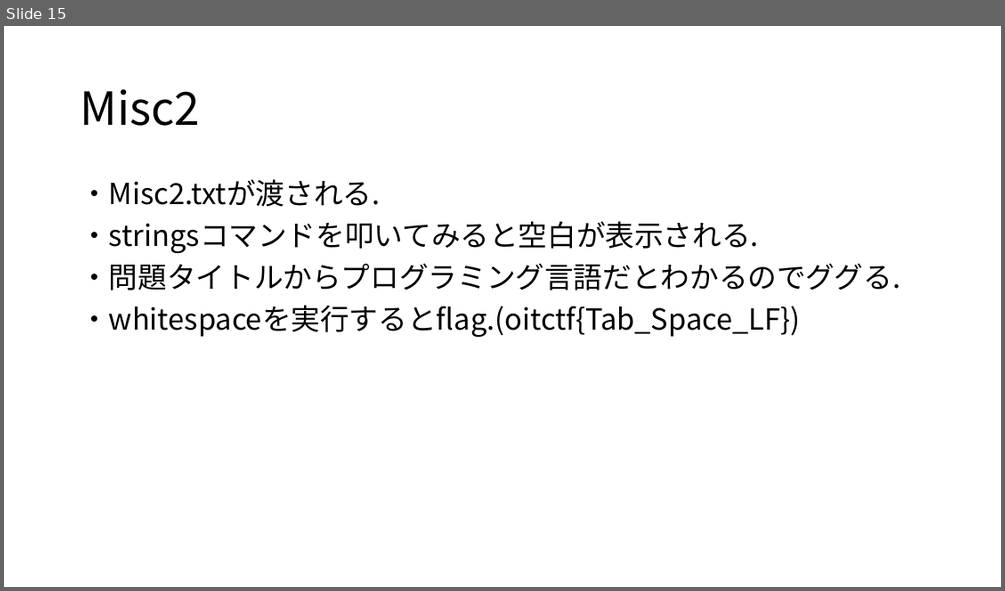
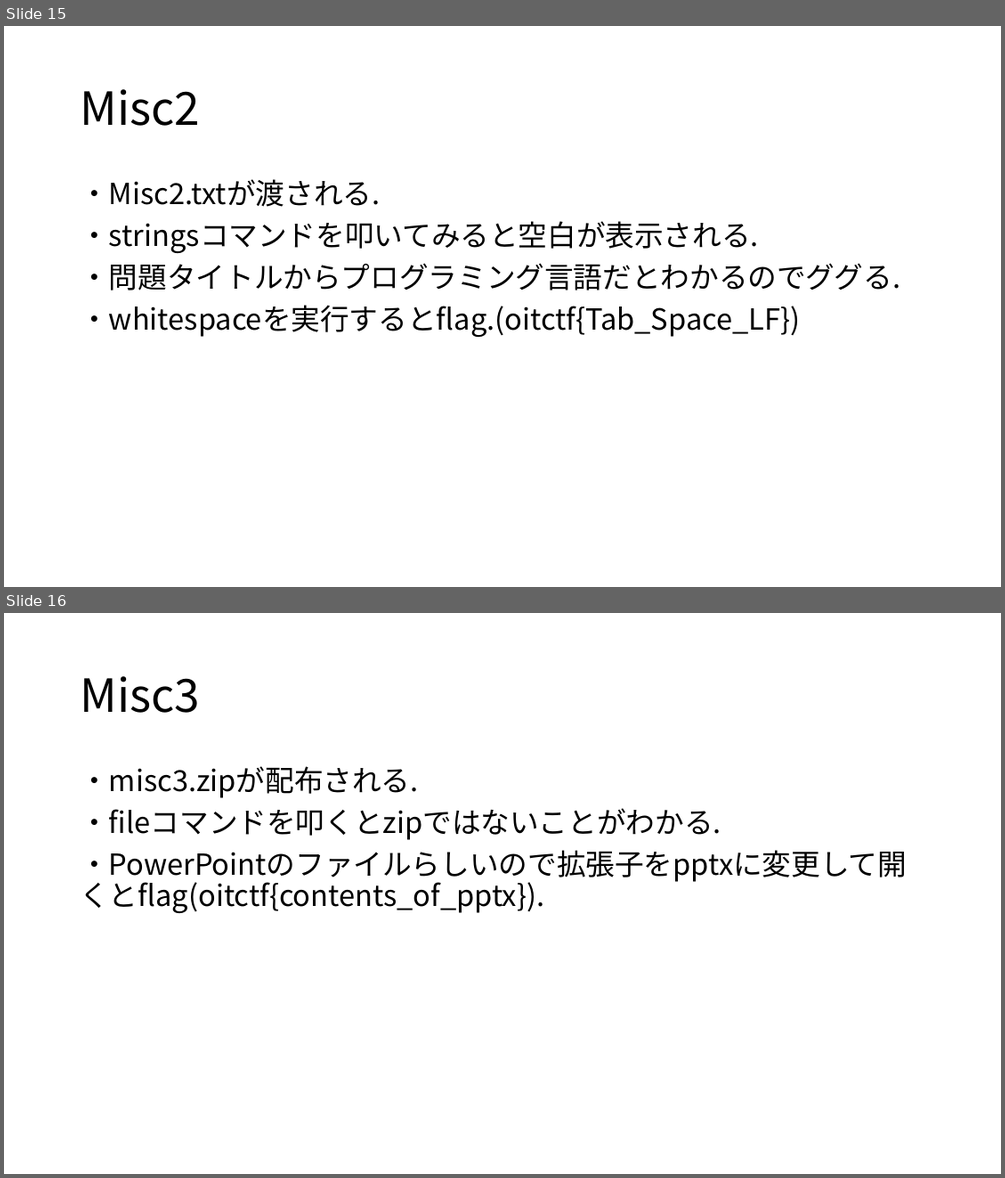
Before and after one commit to narupi/OITBeginnersCTF, a slide deck: Writeup.pptx. Shown one above the other, each under a label of ours: slide 15 before the commit, slides 15 and 16 after it. The pictures are 1005x591 and 1005x1178 pixels, drawn with LibreOffice and Linux fonts; fonts in the diff are those of the drawing. Boxes give left, top, right and bottom in pixels: in the first picture for what was removed or moved away, otherwise in the second. Text is boxed around its words. In the diff, an @@ line names an element or a change of style, - is before the commit and + after.

```diff
--- a/Writeup.pptx
+++ b/Writeup.pptx
@@ slide 16 added at box(4, 613, 1001, 1174), background #FFFFFF @@
@@ title added at box(80, 676, 199, 713), 44 pt, text #000000 @@
+Misc3
@@ text added at box(80, 766, 906, 913), 28 pt, text #000000 @@
+・misc3.zipが配布される.
+・fileコマンドを叩くとzipではないことがわかる.
+・PowerPointのファイルらしいので拡張子をpptxに変更して開くとflag(oitctf{contents_of_pptx}).
```
Also in this commit, not shown: 1 slide changed, 1 slide removed, 3 other files.
